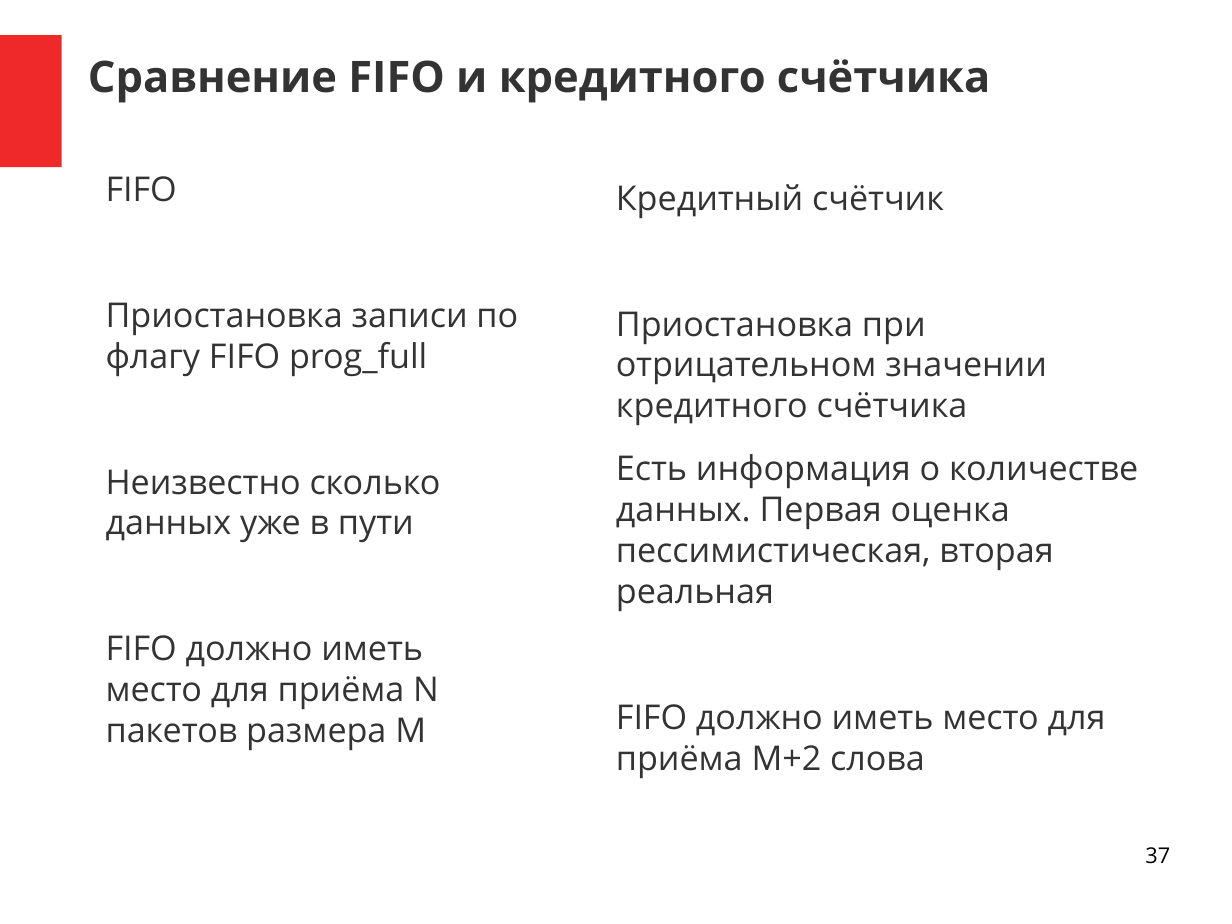
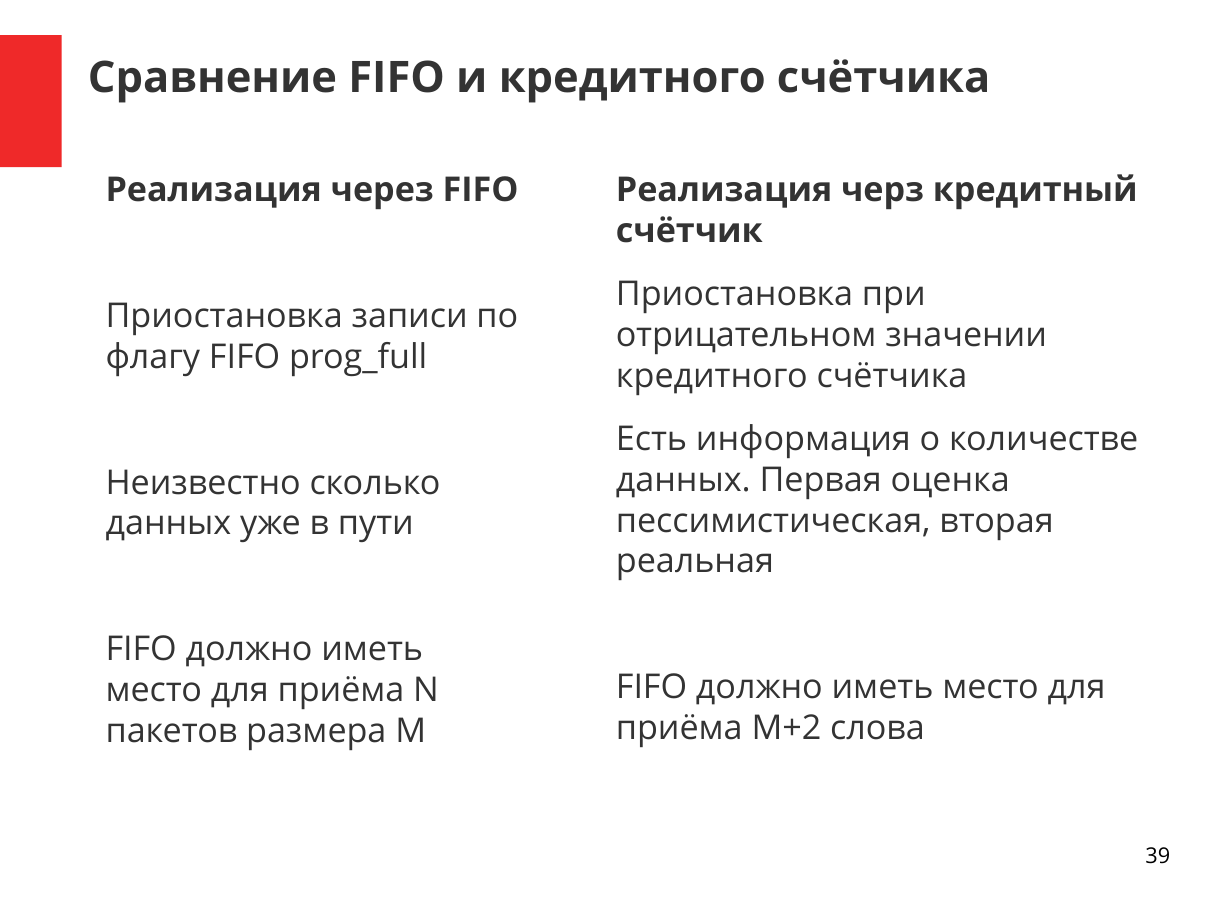
Before and after one commit to DigitalDesignSchool/2021dev, a slide deck: slide 39 of examples/presentation/pr_1.odp (slide 37 before the commit). Drawn at 1232x924 pixels with LibreOffice and Linux fonts; fonts in the diff are those of the drawing. Boxes give left, top, right and bottom in pixels: in the first picture for what was removed or moved away, otherwise in the second. Text is boxed around its words. In the diff, an @@ line names an element or a change of style, - is before the commit and + after.

```diff
--- a/examples/presentation/pr_1.odp
+++ b/examples/presentation/pr_1.odp
@@ text at box(106, 176, 519, 210): text changed; bold on @@
-FIFO
+Реализация через FIFO
@@ text "Реализация черз кредитный счётчик": place and size @@
-text "Реализация черз кредитный счётчик" at box(616, 184, 1138, 779)
+text "Реализация черз кредитный счётчик" at box(616, 174, 1138, 748)
@@ text at box(616, 174, 1138, 243): text changed; bold on @@
-Кредитный счётчик
+Реализация черз кредитный счётчик
@@ page number at box(1145, 847, 1170, 864): text changed @@
-37
+39
```
Also in this commit, not shown: 23 other slides changed, 5 slides added, 2 slides removed, 1 other file.
